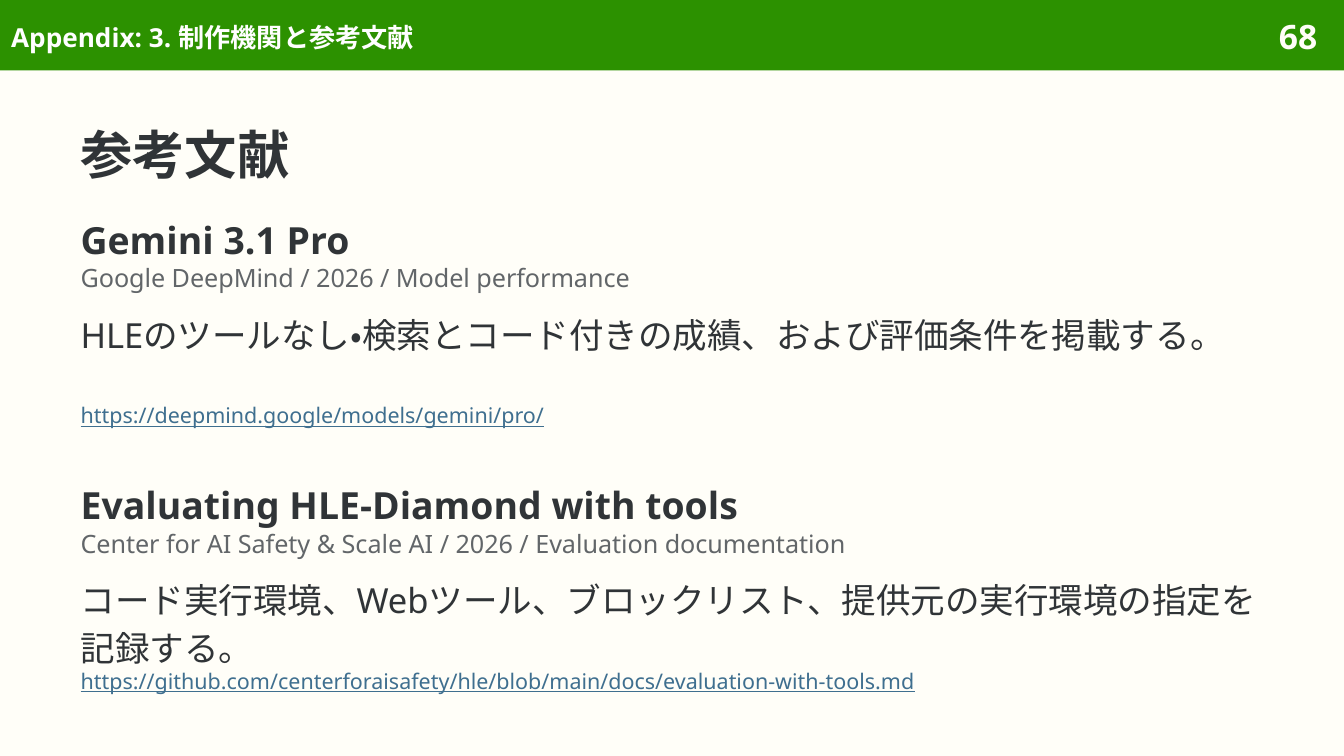
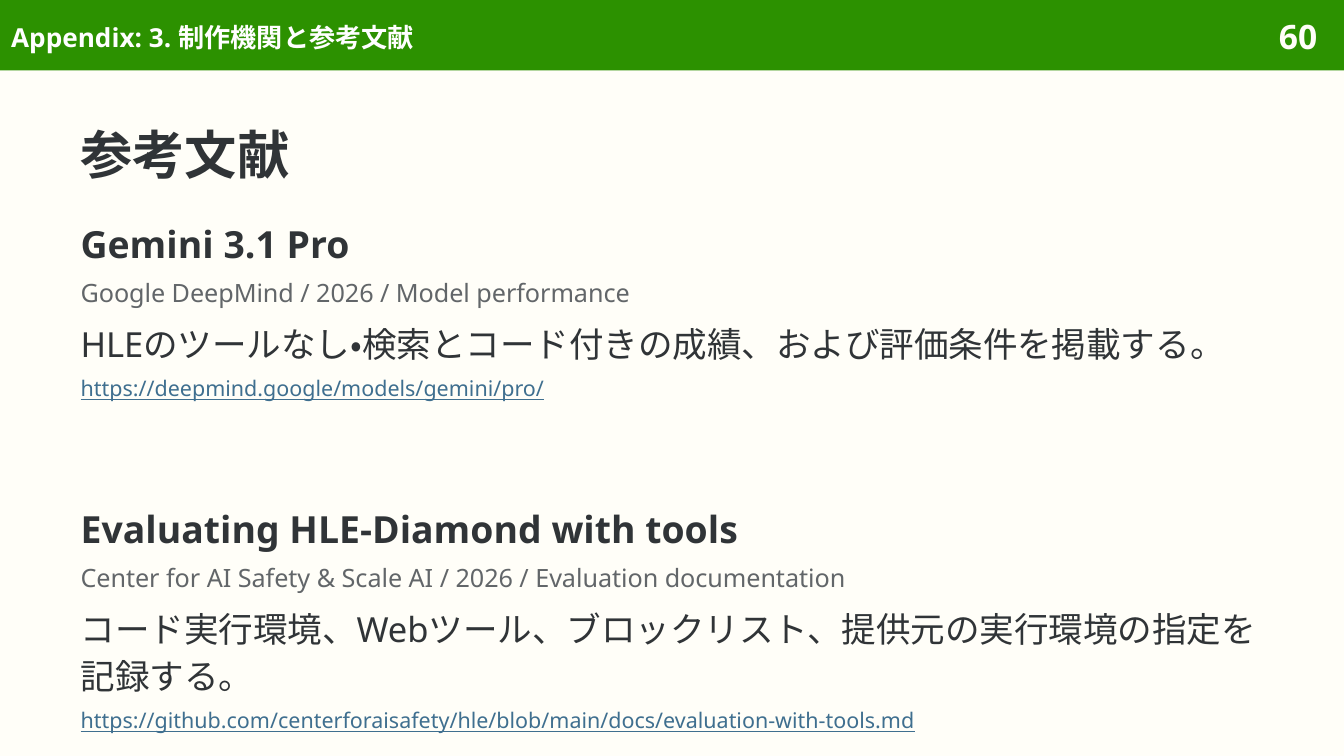
Before and after one commit to sasakiy84/datasets-in-10-minutes, a slide deck: slide 60 of slides/datasets-in-10-minutes-hle.pptx (slide 68 before the commit). Drawn at 1344x756 pixels with LibreOffice and Linux fonts; fonts in the diff are those of the drawing. Boxes give left, top, right and bottom in pixels: in the first picture for what was removed or moved away, otherwise in the second. Text is boxed around its words. In the diff, an @@ line names an element or a change of style, - is before the commit and + after.

```diff
--- a/slides/datasets-in-10-minutes-hle.pptx
+++ b/slides/datasets-in-10-minutes-hle.pptx
@@ page number at [1279,24,1317,50]: text changed @@
-68
+60
@@ text at [81,229,629,308]: paragraphs added @@
+Gemini 3.1 Pro
+Google DeepMind / 2026 / Model performance
@@ text "Gemini 3.1 Pro": place and size @@
-text "Gemini 3.1 Pro" at [81,319,1225,351]
+text "Gemini 3.1 Pro" at [81,229,1225,401]
@@ text removed at [81,225,350,255] @@
-Gemini 3.1 Pro
@@ text removed at [81,268,629,293] @@
-Google DeepMind / 2026 / Model performance
@@ text at [81,328,1225,360]: more space between paragraphs @@
@@ text at [81,379,544,401]: paragraph added @@
+https://deepmind.google/models/gemini/pro/
@@ text removed at [81,406,544,428] @@
-https://deepmind.google/models/gemini/pro/
@@ text "Evaluating HLE-Diamond with tools": place and size @@
-text "Evaluating HLE-Diamond with tools" at [81,583,1256,664]
+text "Evaluating HLE-Diamond with tools" at [81,514,1256,733]
@@ text removed at [81,490,737,528] @@
-Evaluating HLE-Diamond with tools
@@ text at [81,514,846,593]: paragraphs added @@
+Evaluating HLE-Diamond with tools
+Center for AI Safety & Scale AI / 2026 / Evaluation documentation
@@ text removed at [81,534,846,559] @@
-Center for AI Safety & Scale AI / 2026 / Evaluation documentation
@@ text at [81,612,1256,692]: more space between paragraphs @@
@@ text removed at [81,672,915,694] @@
-https://github.com/centerforaisafety/hle/blob/main/docs/evaluation-with-tools.md
@@ text at [81,711,915,733]: paragraph added @@
+https://github.com/centerforaisafety/hle/blob/main/docs/evaluation-with-tools.md
```
Also in this commit, not shown: 30 other slides changed, 8 slides removed, 4 other files.
